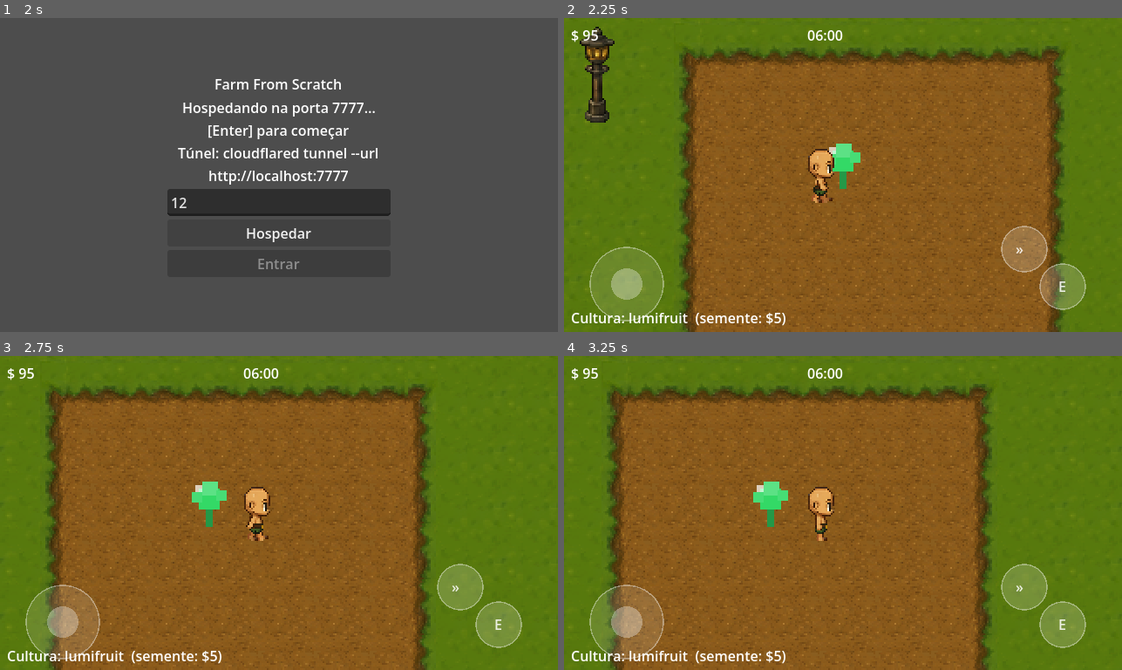
Above: before the commit, frames 1-4 (two rows, left to right).
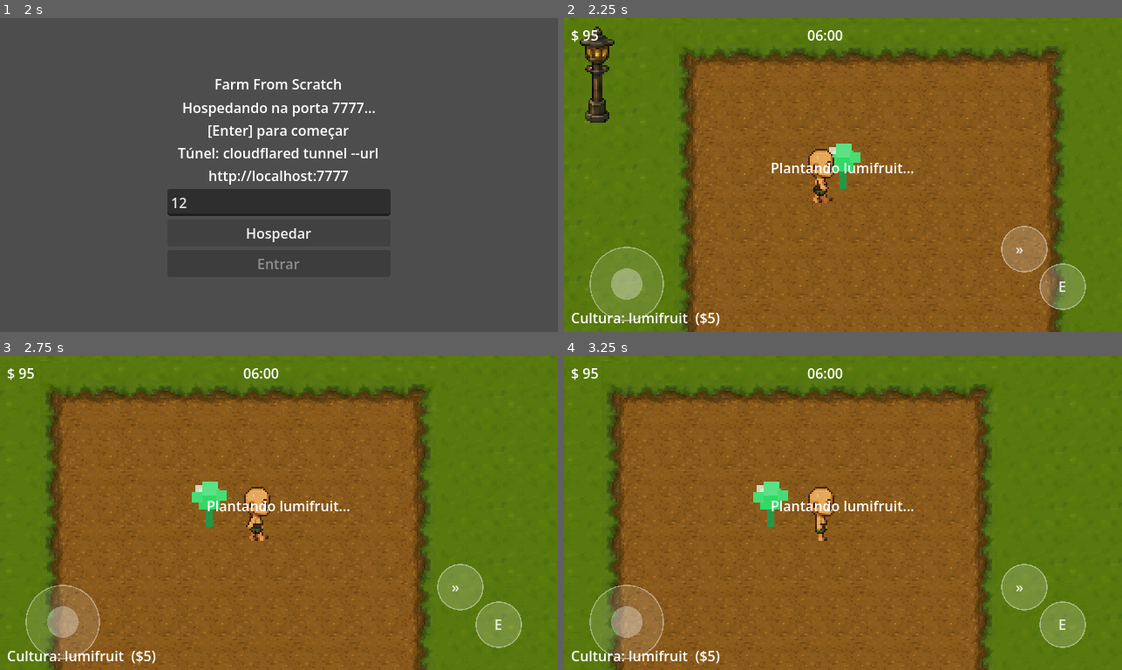
Above: after the commit, the same moments.

Repository: BrunoKagami/farm-from-scratch
Game: Godot game, scene res://scenes/Lobby.tscn
Two runs of this game, one before a commit and one after it. Both use one fixed random seed, a clock stepped at 60 frames per second and the inputs below.
Inputs (mouse positions are in pixels of both pictures, inside the frame that each line leads up to):
- Up to frame 1 (2 s): click (279, 165) at 0.52 s; type "12" at 0.6 s; click "Hospedar" at 1.25 s
- Up to frame 2 (2.25 s): tap Enter (ui_accept) at 2 s; move the mouse to (965, 159) at 2.02 s; hold Right (ui_right) from 2.03 s (still down); tap E at 2.1 s; click (965, 159) at 2.17 s
- Up to frame 3 (2.75 s): keep holding Right (ui_right); tap Enter (ui_accept) at 2.27 s
- Up to frame 4 (3.25 s): release Right (ui_right) at 2.75 s; drag from (731, 528) to (815, 575) at 2.77 s

Frame 1 is identical in both runs. In frame 2, 0.7% of the frame differs, in the area x 24-63%, y 46-99%; in frame 3, 0.7%; in frame 4, 0.7%.

Commit message:
debug: add on-screen feedback when pressing E to diagnose plant/sell issues
Co-Authored-By: Claude Sonnet 4.6 <noreply@anthropic.com>

Diff:
--- a/scenes/World.tscn
+++ b/scenes/World.tscn
@@ -181,6 +181,19 @@
 offset_right = 200.0
 offset_bottom = -8.0
 text = "Cultura: lumifruit"
+
+[node name="MsgLabel" type="Label" parent="HUD"]
+anchors_preset = 8
+anchor_left = 0.5
+anchor_top = 0.5
+anchor_right = 0.5
+anchor_bottom = 0.5
+offset_left = -150.0
+offset_top = -20.0
+offset_right = 150.0
+offset_bottom = 20.0
+horizontal_alignment = 1
+visible = false
 
 [node name="ClockLabel" type="Label" parent="HUD"]
 anchors_preset = 1
--- a/scripts/HUD.gd
+++ b/scripts/HUD.gd
@@ -1,9 +1,9 @@
 extends CanvasLayer
 
-@onready var money_label: Label  = $MoneyLabel
-@onready var inv_label: Label    = $InvLabel
-@onready var crop_label: Label   = $CropLabel
-@onready var shop_panel          = $ShopPanel
+@onready var money_label: Label = $MoneyLabel
+@onready var inv_label: Label   = $InvLabel
+@onready var crop_label: Label  = $CropLabel
+@onready var msg_label: Label   = $MsgLabel
 
 func _ready() -> void:
 	GameManager.money_changed.connect(_on_money_changed)
@@ -22,4 +22,11 @@
 
 func refresh_crop(crop: String) -> void:
 	var cost: int = GameData.CROPS[crop]["seed_cost"]
-	crop_label.text = "Cultura: %s  (semente: $%d)" % [crop, cost]
+	crop_label.text = "Cultura: %s  ($%d)" % [crop, cost]
+
+func show_msg(text: String) -> void:
+	msg_label.text = text
+	msg_label.visible = true
+	# Esconde depois de 3 segundos
+	var t := get_tree().create_timer(3.0)
+	t.timeout.connect(func(): msg_label.visible = false)
--- a/scripts/Player.gd
+++ b/scripts/Player.gd
@@ -40,29 +40,43 @@
 	)
 	var world_grid := get_node_or_null("/root/World")
 	if world_grid == null:
+		_hud_msg("ERRO: World nao encontrado")
 		return
 	var tile: Node2D = world_grid.get_tile(grid_pos)
 	if tile == null:
+		_hud_msg("Fora da roca  pos:%s" % str(grid_pos))
 		return
 
 	var s: int = tile.get("state")
 	var my_id := multiplayer.get_unique_id()
 	var call_direct := multiplayer.multiplayer_peer is OfflineMultiplayerPeer \
-					   or multiplayer.is_server()
+	                   or multiplayer.is_server()
 
-	if s == 0:  # EMPTY — plantar
-		if not GameManager.spend_money(GameData.CROPS[selected_crop]["seed_cost"]):
+	if s == 0:
+		var cost: int = GameData.CROPS[selected_crop]["seed_cost"]
+		if not GameManager.spend_money(cost):
+			_hud_msg("Sem dinheiro! (precisa $%d)" % cost)
 			return
+		_hud_msg("Plantando %s..." % selected_crop)
 		if call_direct:
 			world_grid.server_plant(grid_pos, selected_crop, my_id)
 		else:
 			world_grid.rpc_id(1, "server_plant", grid_pos, selected_crop, my_id)
 
-	elif s == 2:  # READY — colher
+	elif s == 1:
+		_hud_msg("Aguardando crescer...")
+
+	elif s == 2:
+		_hud_msg("Colhendo!")
 		if call_direct:
 			world_grid.server_harvest(grid_pos, my_id)
 		else:
 			world_grid.rpc_id(1, "server_harvest", grid_pos, my_id)
+
+func _hud_msg(text: String) -> void:
+	var hud := get_node_or_null("/root/World/HUD")
+	if hud and hud.has_method("show_msg"):
+		hud.show_msg(text)
 
 func _update_anim(dir: Vector2) -> void:
 	if _anim == null:
